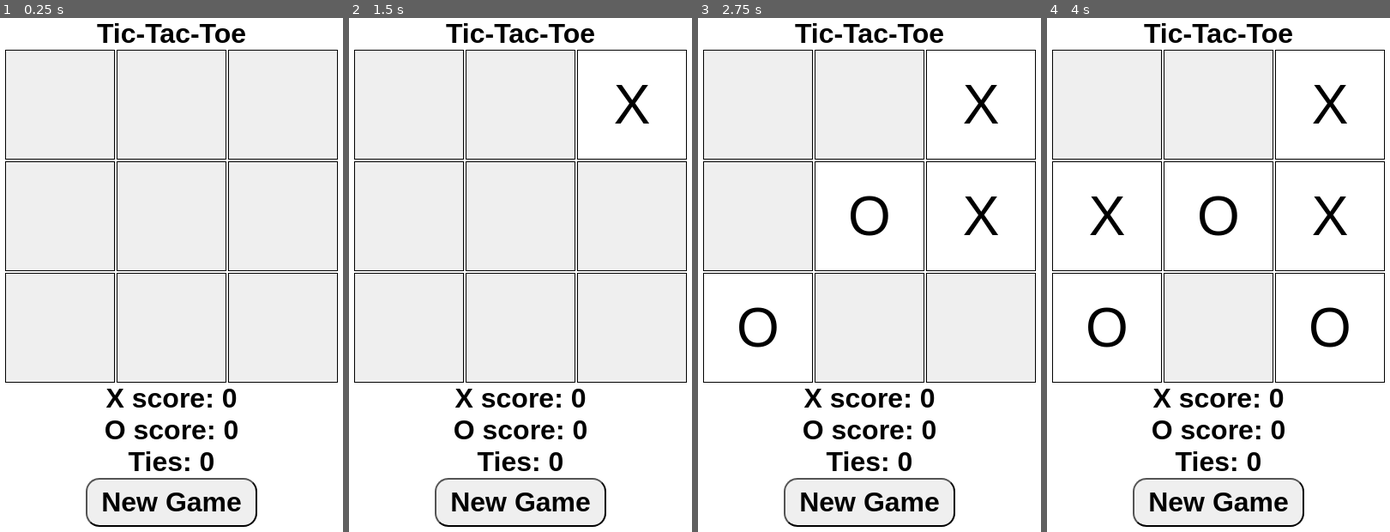
Above: before the commit, frames 1-4 (left to right).
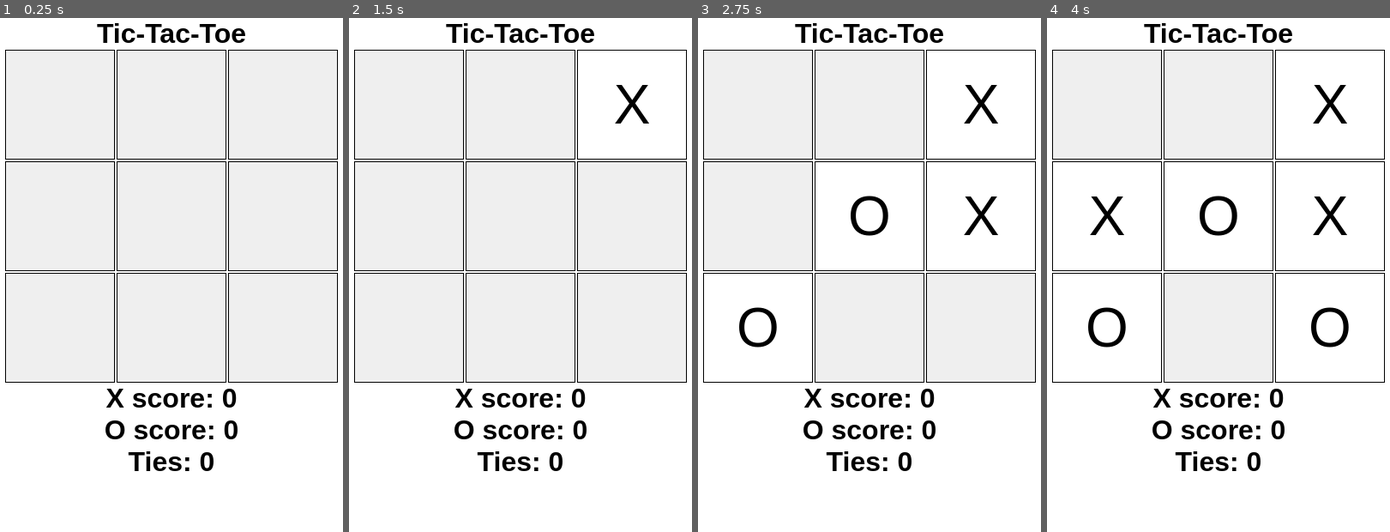
Above: after the commit, the same moments.

Repository: ADRabert/ticTacToe
Game: browser game, page index.html
Two runs of this game, one before a commit and one after it. Both use one fixed random seed, a clock stepped at 60 frames per second and the inputs below.
Inputs (mouse positions are in pixels of both pictures, inside the frame that each line leads up to):
- Up to frame 1 (0.25 s): no input
- Up to frame 2 (1.5 s): click (630, 105) at 1.27 s
- Up to frame 3 (2.75 s): click (869, 218) at 1.87 s; click (979, 218) at 2.02 s; click (759, 326) at 2.47 s
- Up to frame 4 (4 s): click (1108, 218) at 3.07 s; click (1328, 326) at 3.67 s

The runs differ from the first frame. In frame 1, 1.2% of the frame differs, in the area x 25-75%, y 89-99%; in frame 2, 1.2%; in frame 3, 1.2%; in frame 4, 1.2%.

Commit message:
Hide new game button until game finishes

Diff:
--- a/assets/script.js
+++ b/assets/script.js
@@ -82,7 +82,9 @@
   }
 }
 
-document.getElementById("newGame").addEventListener('click', () => {
+const newGameButton = document.getElementById("newGame");
+newGameButton.addEventListener('click', () => {
+		newGameButton.style.display = "none";
 		for (const square of squareElements) {
 			square.textContent = '';
 			square.className = "square";
@@ -114,10 +116,12 @@
 				if (won) {
 						disableAll();
 						addScore(currentPlayer);
+						newGameButton.removeAttribute("style");
 				}
 				else if (!won && ++turnCount === 9) {
             outputLabel.textContent = "It's a tie!";
 						addScore("tie");
+						newGameButton.removeAtrribute("style");
         }
     });
 });
--- a/assets/style.css
+++ b/assets/style.css
@@ -1,54 +1,54 @@
 * {
-	box-sizing: border-box;
-	margin: 0;
-	padding: 0;
+		box-sizing: border-box;
+		margin: 0;
+		padding: 0;
 }
 
 body {
-	font-family: sans-serif;
-	text-align: center;
+		font-family: sans-serif;
+		text-align: center;
 }
 
 h1 {
-	margin-top: 2px;
+		margin-top: 2px;
 }
 
 #board {
-	display: grid;
-	gap: 2px;
-	grid-template-columns: repeat(3, 1fr);
-	justify-self: center;
+		display: grid;
+		gap: 2px;
+		grid-template-columns: repeat(3, 1fr);
+		justify-self: center;
 }
 
 .square {
-	align-items: center;
-	background-color: #efefef;
-	border: 1px solid #000;
-	cursor: pointer;
-	display: flex;
-	font-size: 400%;
-	height: 128px;
-	justify-content: center;
-	width: 128px;
+		align-items: center;
+		background-color: #efefef;
+		border: 1px solid #000;
+		cursor: pointer;
+		display: flex;
+		font-size: 400%;
+		height: 128px;
+		justify-content: center;
+		width: 128px;
 }
 
 .square:hover {
-	background-color: #fff;
-	transition: background-color .5s ease;
+		background-color: #fff;
+		transition: background-color .5s ease;
 }
 
 .disabled {
-	background-color: #fff;
-	color: unset;
-	cursor: default;
+		background-color: #fff;
+		color: unset;
+		cursor: default;
 }
 
 .scoreText, #newGame {
-	font-size: 200%;
-	font-weight: bold;
+		font-size: 200%;
+		font-weight: bold;
 }
 
 #newGame {
-	border-radius: 16px;
-	padding: 8px 16px;
+		border-radius: 16px;
+		padding: 8px 16px;
 }
--- a/index.html
+++ b/index.html
@@ -27,6 +27,6 @@
 		Ties:
 		<span class="score">0</span>
 	</p>
-	<button id="newGame">New Game</button>
+	<button id="newGame" style="display: none;">New Game</button>
 </body></html>
 <script src="assets/script.js"></script>
